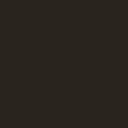
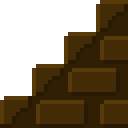
Two versions of the same layered image (128×128). Layer-by-layer changes:
hid "Layer 1" over [0, 0, 128, 128]
added layer "Layer 5" above "Layer 4" over [0, 0, 128, 128]
